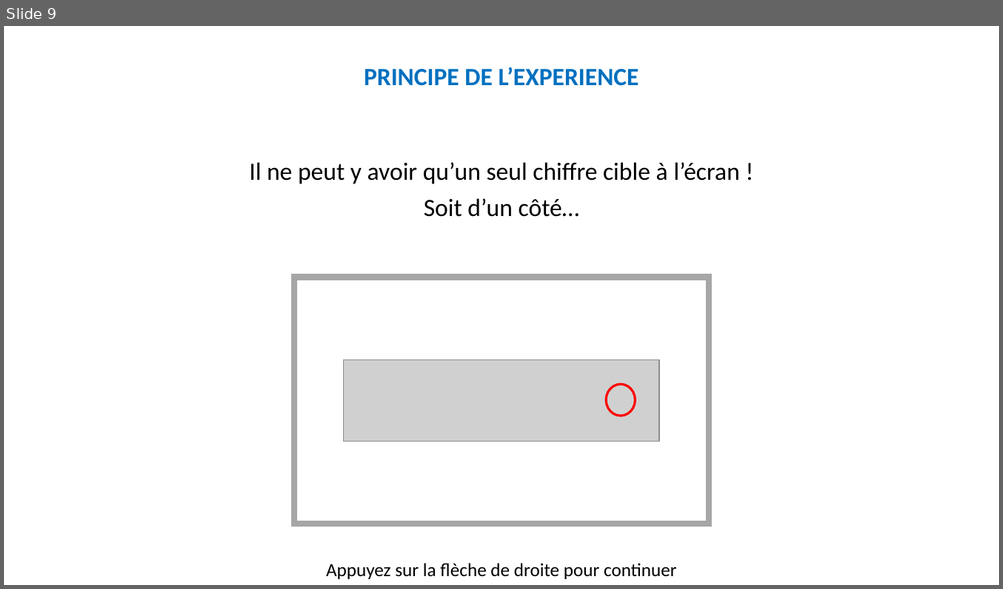
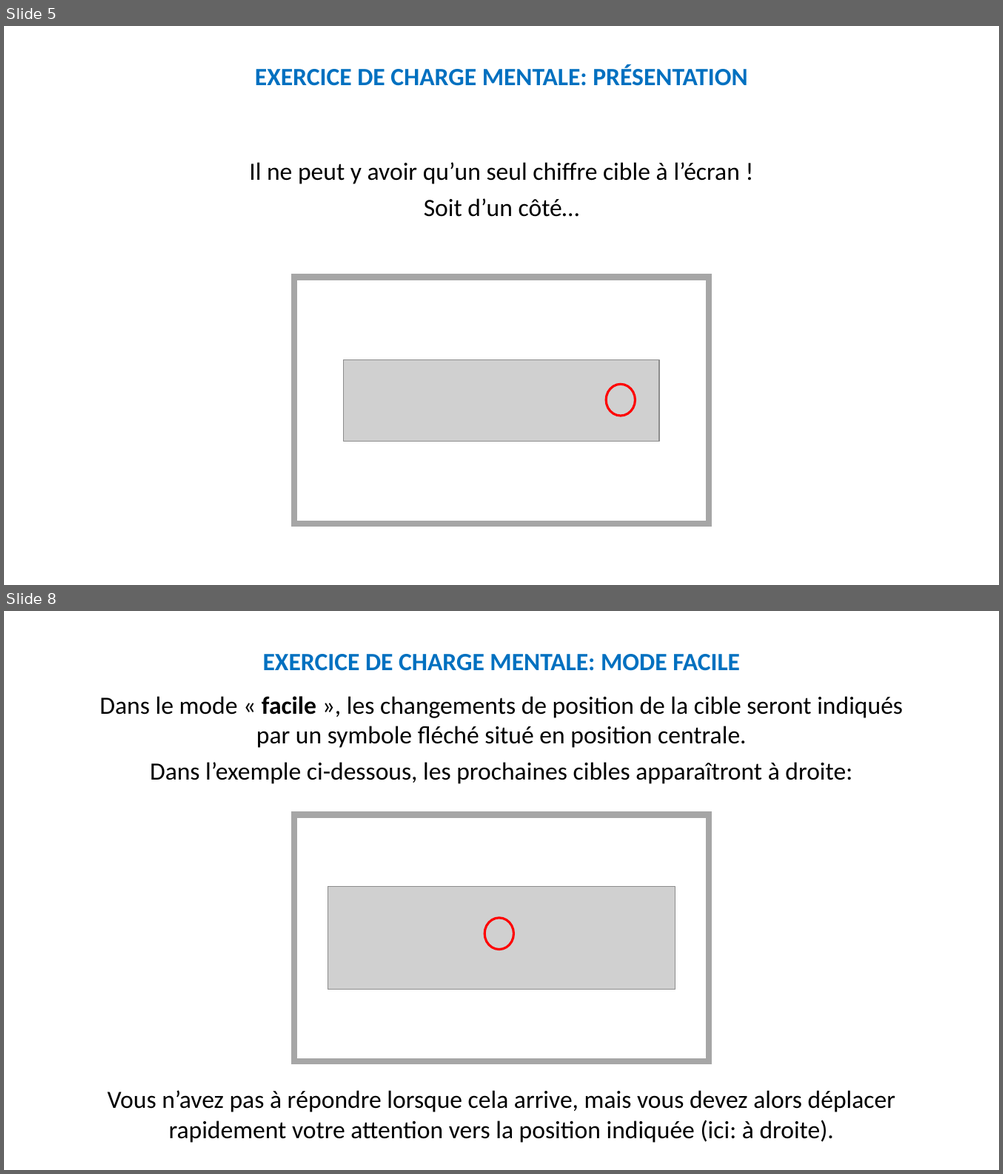
Before and after one commit to MBB-team/Online_Testing, a slide deck: src/EngMain/Stimuli/Instructions.pptx. Shown one above the other, each under a label of ours: slide 9 before the commit, slides 5 and 8 after it; the slides between them are not shown. The pictures are 1003x589 and 1003x1174 pixels, drawn with LibreOffice and Linux fonts; fonts in the diff are those of the drawing; grey boxes stand for pictures. Boxes give left, top, right and bottom in pixels: in the first picture for what was removed or moved away, otherwise in the second. Text is boxed around its words. In the diff, an @@ line names an element or a change of style, - is before the commit and + after.

```diff
--- a/src/EngMain/Stimuli/Instructions.pptx
+++ b/src/EngMain/Stimuli/Instructions.pptx
@@ slide 8 added at bbox=[4, 611, 999, 1170], background #FFFFFF @@
@@ text added at bbox=[263, 654, 740, 671], 24 pt, text #0070C0, bold @@
+EXERCICE DE CHARGE MENTALE: MODE FACILE
@@ text added at bbox=[99, 696, 902, 784], 24 pt, text #000000 @@
+Dans le mode « facile », les changements de position de la cible seront indiqués par un symbole fléché situé en position centrale.
+Dans l’exemple ci-dessous, les prochaines cibles apparaîtront à droite:
@@ rectangle added at bbox=[294, 815, 709, 1062], outline #A6A6A6 6 pt @@
@@ picture added at bbox=[328, 887, 675, 990] @@
@@ ellipse added at bbox=[484, 918, 514, 950], outline #FF0000 2.25 pt @@
@@ text added at bbox=[108, 1091, 895, 1143], 24 pt, text #000000 @@
+Vous n’avez pas à répondre lorsque cela arrive, mais vous devez alors déplacer rapidement votre attention vers la position indiquée (ici: à droite).
@@ what was slide 9 is now slide 5 @@
@@ slide 5 changed as well @@
@@ text added at bbox=[255, 65, 747, 86], 24 pt, text #0070C0, bold @@
+EXERCICE DE CHARGE MENTALE: PRÉSENTATION
@@ text removed at bbox=[364, 67, 639, 86] @@
-PRINCIPE DE L’EXPERIENCE
@@ text removed at bbox=[326, 563, 677, 580] @@
-Appuyez sur la flèche de droite pour continuer
```
Also in this commit, not shown: 8 other slides changed, 7 other slides added, 13 slides removed.
